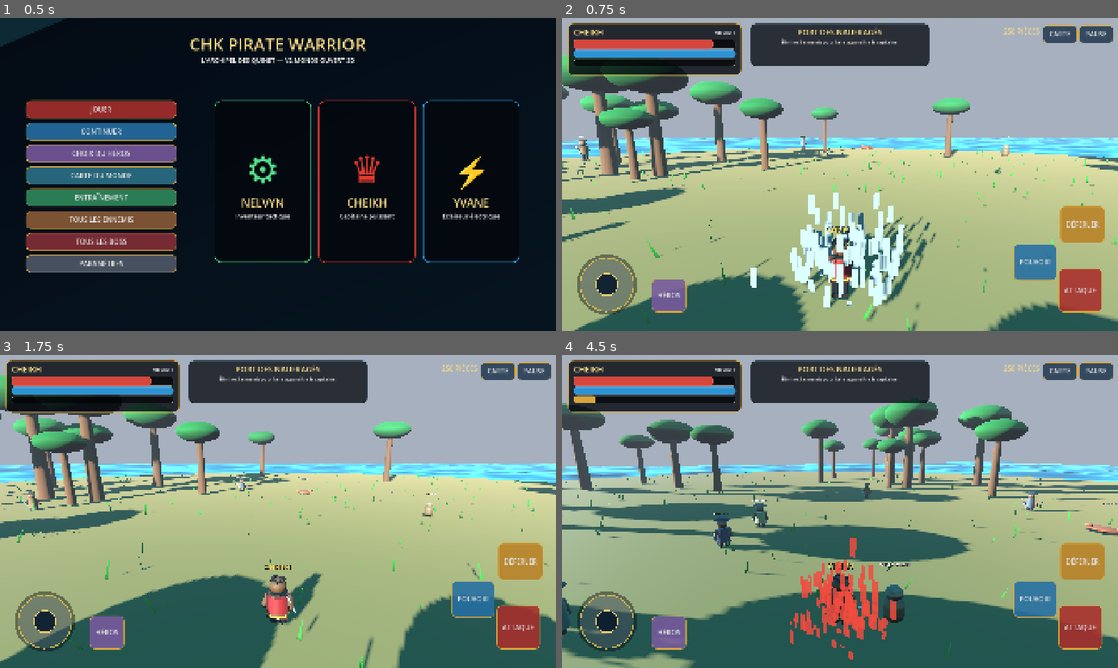
Above: before the commit, frames 1-4 (two rows, left to right).
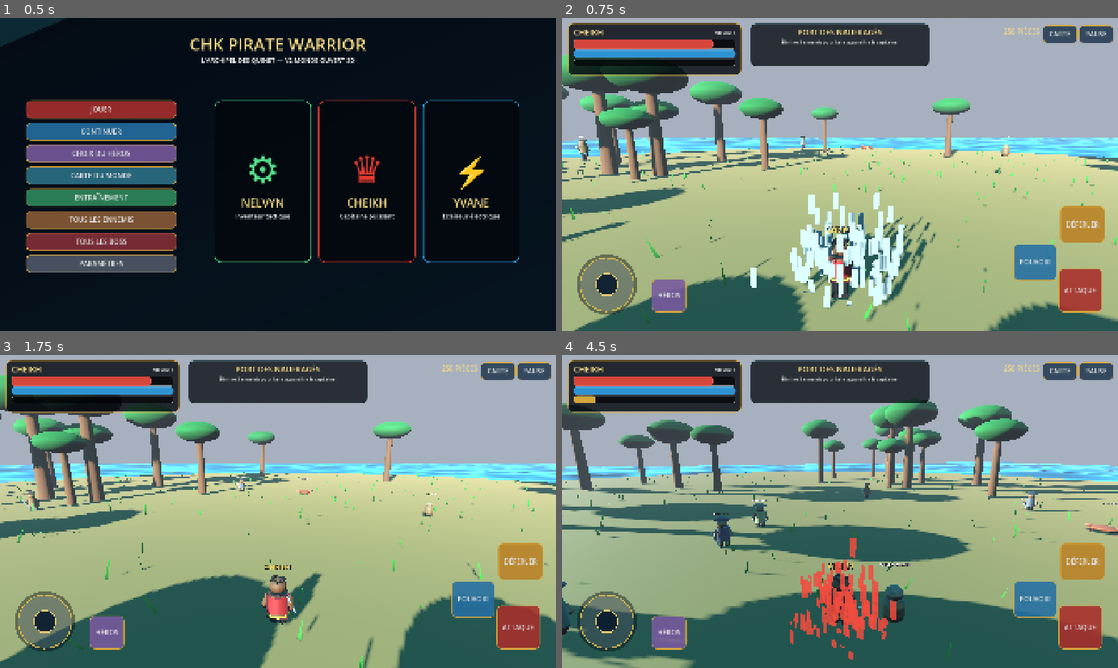
Above: after the commit, the same moments.

Repository: Chasmet/Chk-pirate-warrior-
Game: Godot game, scene res://scenes/main.tscn
Two runs of this game, one before a commit and one after it. Both use one fixed random seed, a clock stepped at 60 frames per second and the inputs below.
Inputs (mouse positions are in pixels of both pictures, inside the frame that each line leads up to):
- Up to frame 1 (0.5 s): no input
- Up to frame 2 (0.75 s): click "JOUER" at 0.5 s
- Up to frame 3 (1.75 s): drag from (350, 533) to (333, 442) at 1.27 s
- Up to frame 4 (4.5 s): drag from (606, 621) to (812, 574) at 2.02 s; move the mouse to (895, 442) at 2.77 s; hold D (move_right) 2.78-3.5 s; tap Space (attack) at 2.85, 4.35 s; drag from (812, 574) to (673, 464) at 3.52 s; move the mouse to (1006, 558) at 4.27 s; hold A (move_left) from 4.28 s (still down)

Frame 1 is identical in both runs. In frame 2, less than 0.1% of the frame differs, in the area x 3-81%, y 40-50%; in frame 3, less than 0.1%; in frame 4, 0.2%, in the area x 0-100%, y 46-97%.

Commit message:
feat(v2): brancher les animations sur chaque ennemi et boss

Diff:
--- a/godot/scripts/game_world.gd
+++ b/godot/scripts/game_world.gd
@@ -84,6 +84,7 @@
 		var profile := EnemyFactory.profile_for_index(current_zone * 2 + i)
 		var enemy := EnemyFactory.create_enemy(profile, player)
 		add_child(enemy)
+		_attach_enemy_animator(enemy)
 		var angle := TAU * float(i) / 10.0 + rng.randf_range(-0.22, 0.22)
 		var radius := rng.randf_range(14.0, 43.0)
 		enemy.global_position = center + Vector3(cos(angle) * radius, 2.0, sin(angle) * radius)
@@ -97,10 +98,17 @@
 	var profile := EnemyFactory.boss_for_zone(boss_index)
 	var boss := EnemyFactory.create_enemy(profile, player)
 	add_child(boss)
+	_attach_enemy_animator(boss)
 	boss.global_position = Vector3(ZONES[current_zone]["spawn"]) + Vector3(0, 2.0, -28.0)
 	player.register_enemy(boss)
 	mission_changed.emit("BOSS : " + String(profile["name"]))
 	VoiceFR.speak("Attention. " + String(profile["name"]) + " entre dans l'arène.")
+
+func _attach_enemy_animator(enemy: EnemyAI) -> void:
+	var animator := QuinetEnemyAnimator.new()
+	animator.name = "AnimationEnnemi"
+	enemy.add_child(animator)
+	animator.bind(enemy)
 
 func _on_enemy_defeated(profile: Dictionary) -> void:
 	if bool(profile.get("boss", false)):
